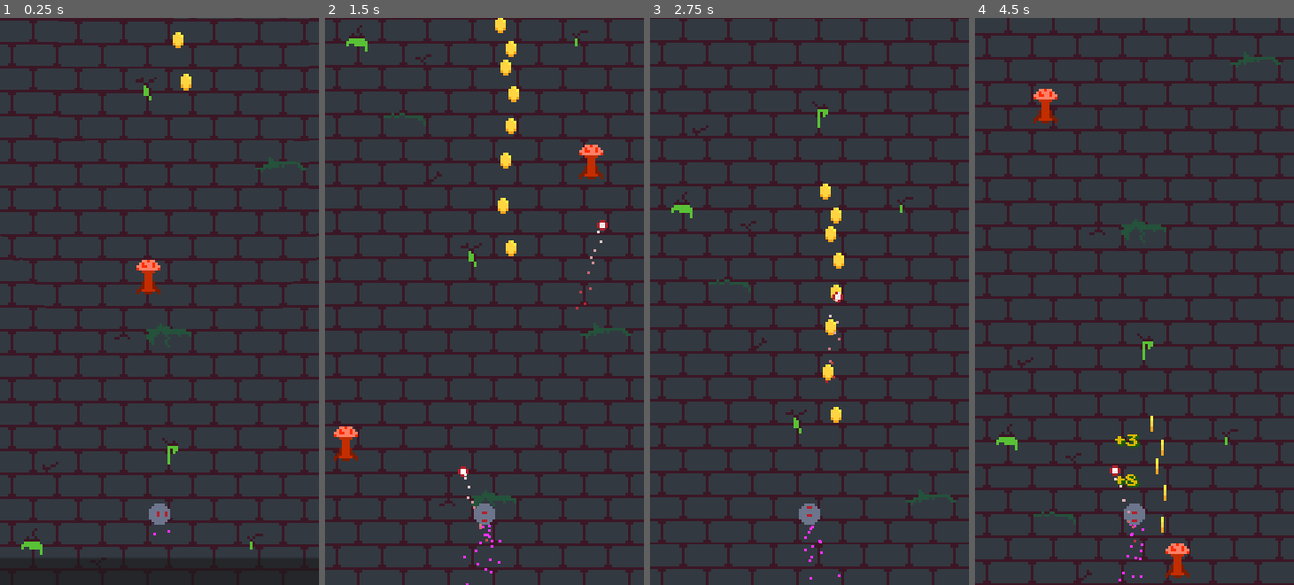
Above: before the commit, frames 1-4 (left to right).
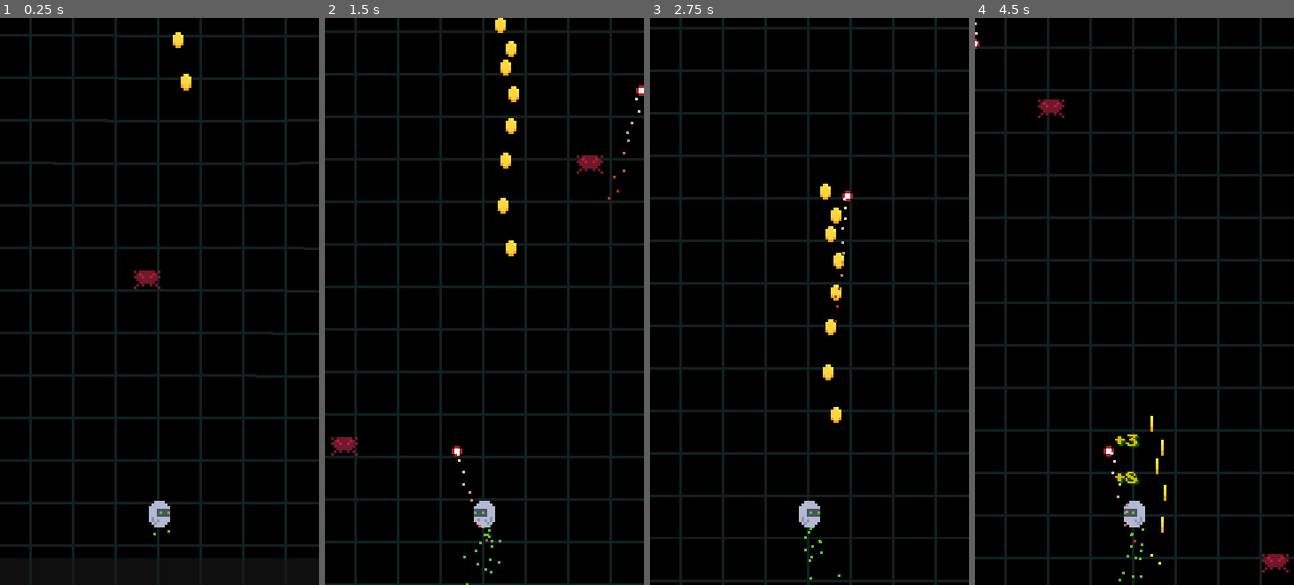
Above: after the commit, the same moments.

Repository: joayo13/sf-deluxe-ultra-2
Game: Godot game, scene res://levels/level1/scenes/level_one.tscn
Two runs of this game, one before a commit and one after it. Both use one fixed random seed, a clock stepped at 60 frames per second and the inputs below.
Inputs (mouse positions are in pixels of both pictures, inside the frame that each line leads up to):
- Up to frame 1 (0.25 s): no input
- Up to frame 2 (1.5 s): move the mouse to (554, 273) at 0.52 s; hold Right (ui_right) 0.53-1.28 s; click (554, 273) at 0.6 s; move the mouse to (420, 329) at 1.27 s; hold Left (ui_left) from 1.28 s (still down); click (420, 329) at 1.35 s
- Up to frame 3 (2.75 s): move the mouse to (841, 176) at 2.02 s; release Left (ui_left) at 2.03 s; hold Right (ui_right) from 2.03 s (still down); click (841, 176) at 2.1 s
- Up to frame 4 (4.5 s): move the mouse to (1118, 414) at 2.77 s; click (1118, 414) at 2.85 s; move the mouse to (1230, 386) at 3.52 s; release Right (ui_right) at 3.53 s; hold Left (ui_left) from 3.53 s (still down); click (1230, 386) at 3.6 s; move the mouse to (1038, 216) at 4.27 s; click (1038, 216) at 4.35 s

The runs differ from the first frame. In frame 1, 99% of the frame differs, in the area x 0-100%, y 0-100%; in frame 2, 99%; in frame 3, 99%; in frame 4, 100%.

Commit message:
added different sprites, to reflect the new identity of the game, byterunner

Diff:
--- a/levels/level1/scenes/level_one.tscn
+++ b/levels/level1/scenes/level_one.tscn
@@ -1,10 +1,10 @@
 [gd_scene load_steps=8 format=3 uid="uid://3y84d7e6he5p"]
 
-[ext_resource type="Texture2D" uid="uid://b3gl6dmype1um" path="res://levels/level1/sprites/sewer-background.png" id="1_gslpk"]
 [ext_resource type="PackedScene" uid="uid://cpf7lpkecajsj" path="res://player/billy/scenes/player.tscn" id="2_qjh11"]
 [ext_resource type="PackedScene" uid="uid://cuk8tdkhka3mt" path="res://collectibles/coin/scenes/coin.tscn" id="3_bknki"]
-[ext_resource type="PackedScene" uid="uid://bnt6vdgey4yqs" path="res://mobs/brownoser/scenes/brownoser.tscn" id="4_0a1l2"]
+[ext_resource type="PackedScene" uid="uid://bnt6vdgey4yqs" path="res://mobs/bug_soldier/scenes/bug_soldier.tscn" id="4_0a1l2"]
 [ext_resource type="PackedScene" uid="uid://ck6hky8a0dg3c" path="res://camera/scenes/global_camera.tscn" id="5_qurwi"]
+[ext_resource type="Texture2D" uid="uid://4p24kgo10qv6" path="res://levels/level1/sprites/black-background.png" id="5_tcgyx"]
 
 [sub_resource type="PhysicsMaterial" id="PhysicsMaterial_fyxcm"]
 bounce = 0.4
@@ -15,11 +15,13 @@
 [node name="LevelOne" type="Node2D"]
 
 [node name="Parallax2D" type="Parallax2D" parent="."]
-repeat_size = Vector2(0, 252)
-repeat_times = 7
+light_mask = 2
+repeat_size = Vector2(0, 256)
+repeat_times = 5
 
 [node name="Sprite2D" type="Sprite2D" parent="Parallax2D"]
-texture = ExtResource("1_gslpk")
+light_mask = 2
+texture = ExtResource("5_tcgyx")
 
 [node name="Player" parent="." instance=ExtResource("2_qjh11")]
 
--- a/mobs/brownoser/scenes/brownoser.tscn
+++ b/mobs/bug_soldier/scenes/bug_soldier.tscn
@@ -1,18 +1,19 @@
 [gd_scene load_steps=9 format=3 uid="uid://bnt6vdgey4yqs"]
 
-[ext_resource type="Script" path="res://mobs/brownoser/scripts/brownoser.gd" id="1_iu6x3"]
-[ext_resource type="Texture2D" uid="uid://csg3hiujpeill" path="res://mobs/brownoser/sprites/brownoser_spritesheet.png" id="2_jtifd"]
+[ext_resource type="Script" path="res://mobs/bug_soldier/scripts/bug_soldier.gd" id="1_iu6x3"]
+[ext_resource type="Texture2D" uid="uid://sygk5jghqflh" path="res://mobs/bug_soldier/bug-sheet.png" id="2_0sc8d"]
 [ext_resource type="PackedScene" uid="uid://nwdm5d7fqktt" path="res://weapons/scenes/weapon_slot.tscn" id="3_rf5bw"]
 [ext_resource type="PackedScene" uid="uid://csgqsgkkupe3t" path="res://ui/popups/scenes/floating_text.tscn" id="4_7dq3h"]
 [ext_resource type="PackedScene" uid="uid://lk2vw3cu6yct" path="res://components/scenes/hurtbox.tscn" id="5_w536s"]
 [ext_resource type="PackedScene" uid="uid://b05b3xtw1fnij" path="res://components/scenes/health_component.tscn" id="6_inwbd"]
 
 [sub_resource type="CircleShape2D" id="CircleShape2D_e5ym7"]
+radius = 5.09902
 
 [sub_resource type="RectangleShape2D" id="RectangleShape2D_4i8hx"]
-size = Vector2(7, 13)
+size = Vector2(8, 6)
 
-[node name="Brownoser" type="CharacterBody2D"]
+[node name="BugSoldier" type="CharacterBody2D"]
 collision_layer = 2
 collision_mask = 2
 script = ExtResource("1_iu6x3")
@@ -21,8 +22,12 @@
 shape = SubResource("CircleShape2D_e5ym7")
 
 [node name="Sprite2D" type="Sprite2D" parent="."]
-texture = ExtResource("2_jtifd")
+texture = ExtResource("2_0sc8d")
 hframes = 7
+
+[node name="Sprite2DTimer" type="Timer" parent="Sprite2D"]
+wait_time = 0.2
+one_shot = true
 
 [node name="DirectionChangeTimer" type="Timer" parent="."]
 
@@ -36,9 +41,9 @@
 collision_mask = 2
 
 [node name="CollisionShape2D" type="CollisionShape2D" parent="Hurtbox"]
-position = Vector2(0.5, -0.5)
 shape = SubResource("RectangleShape2D_4i8hx")
 
 [node name="HealthComponent" parent="." instance=ExtResource("6_inwbd")]
 
+[connection signal="timeout" from="Sprite2D/Sprite2DTimer" to="." method="_on_sprite_2d_timer_timeout"]
 [connection signal="timeout" from="DirectionChangeTimer" to="." method="_on_direction_change_timer_timeout"]
--- a/mobs/brownoser/scripts/brownoser.gd
+++ b/mobs/bug_soldier/scripts/bug_soldier.gd
@@ -8,6 +8,8 @@
 @onready var hurtbox: Hurtbox = $Hurtbox
 @onready var direction_change_timer: Timer = $DirectionChangeTimer
 @onready var floating_text: FloatingText = $FloatingText
+@onready var sprite_2d: Sprite2D = $Sprite2D
+@onready var sprite_2d_timer: Timer = $Sprite2D/Sprite2DTimer
 
 # Set up the initial target speed and direction
 var target_speed: float = 0.0
@@ -27,6 +29,9 @@
 	if(attack.damage):
 		print(attack.damage)
 		floating_text.createFloatingTextDamage(attack.damage)
+		sprite_2d.frame = randi_range(1,6)
+		sprite_2d_timer.start()
+
 
 func _process(delta: float) -> void:
 	# Determine the target speed based on the current direction
@@ -47,3 +52,7 @@
 	direction *= -1
 	direction_change_timer.start(randf_range(min_interval, max_interval))
 	get_node("WeaponSlot").shoot(-90)
+
+
+func _on_sprite_2d_timer_timeout() -> void:
+	sprite_2d.frame = 0
--- a/player/billy/scenes/player.tscn
+++ b/player/billy/scenes/player.tscn
@@ -1,20 +1,20 @@
 [gd_scene load_steps=10 format=3 uid="uid://cpf7lpkecajsj"]
 
 [ext_resource type="Script" path="res://player/billy/scripts/player.gd" id="1_npgok"]
+[ext_resource type="Texture2D" uid="uid://djog6l4sdkl8k" path="res://player/billy/sprites/SF1000.png" id="2_5vu2b"]
 [ext_resource type="PackedScene" uid="uid://csgqsgkkupe3t" path="res://ui/popups/scenes/floating_text.tscn" id="3_h5rq5"]
-[ext_resource type="Texture2D" uid="uid://dwy1mow3k146j" path="res://player/billy/sprites/player.png" id="3_kogni"]
 [ext_resource type="PackedScene" uid="uid://nwdm5d7fqktt" path="res://weapons/scenes/weapon_slot.tscn" id="4_cim7x"]
 [ext_resource type="PackedScene" uid="uid://lk2vw3cu6yct" path="res://components/scenes/hurtbox.tscn" id="6_50x5i"]
 [ext_resource type="PackedScene" uid="uid://b05b3xtw1fnij" path="res://components/scenes/health_component.tscn" id="7_agd2y"]
 
 [sub_resource type="RectangleShape2D" id="RectangleShape2D_degn2"]
-size = Vector2(10, 8)
+size = Vector2(8, 8)
 
 [sub_resource type="SpriteFrames" id="SpriteFrames_fyxop"]
 animations = [{
 "frames": [{
 "duration": 1.0,
-"texture": ExtResource("3_kogni")
+"texture": ExtResource("2_5vu2b")
 }],
 "loop": true,
 "name": &"fly",
@@ -22,13 +22,14 @@
 }]
 
 [sub_resource type="RectangleShape2D" id="RectangleShape2D_ma8x0"]
-size = Vector2(10, 8)
+size = Vector2(8, 8)
 
 [node name="Player" type="CharacterBody2D"]
 wall_min_slide_angle = 1.74533
 script = ExtResource("1_npgok")
 
 [node name="CollisionShape2D" type="CollisionShape2D" parent="."]
+visible = false
 shape = SubResource("RectangleShape2D_degn2")
 
 [node name="Farticles" type="CPUParticles2D" parent="."]
@@ -43,7 +44,7 @@
 gravity = Vector2(0, 50)
 initial_velocity_min = 20.0
 initial_velocity_max = 40.0
-color = Color(1, 0.188235, 1, 1)
+color = Color(0.34902, 0.756863, 0.207843, 1)
 
 [node name="AnimatedSprite2D" type="AnimatedSprite2D" parent="."]
 sprite_frames = SubResource("SpriteFrames_fyxop")
@@ -56,6 +57,7 @@
 [node name="Hurtbox" parent="." instance=ExtResource("6_50x5i")]
 
 [node name="CollisionShape2D" type="CollisionShape2D" parent="Hurtbox"]
+visible = false
 shape = SubResource("RectangleShape2D_ma8x0")
 
 [node name="HealthComponent" parent="." instance=ExtResource("7_agd2y")]
--- a/player/billy/scripts/player.gd
+++ b/player/billy/scripts/player.gd
@@ -23,21 +23,8 @@
 		var angle_degrees = rad_to_deg(angle_between_player_and_event) * -1
 		weapon_slot.shoot(angle_degrees)
 
-func shoot(angle):
-	assert(angle)
-	# List of target angles to compare against
-	var target_angles = [-90, 0, 90, 180]
-
-	# Find the closest angle
-	var closest_angle = target_angles[0]
-	var min_diff = abs(angle - closest_angle)
-	for target in target_angles:
-		var diff = abs(angle - target)
-		if diff < min_diff:
-			min_diff = diff
-			closest_angle = target
-	print("Angle: ", angle, " (Closest to: ", closest_angle, ")")
-	animated_sprite_2d.rotation_degrees = -closest_angle
+func shoot(_angle):
+	pass
 func hit(attack):
 	var health_component = get_node("HealthComponent") as HealthComponent
 	health_component.take_damage(attack)
--- a/project.godot
+++ b/project.godot
@@ -55,3 +55,4 @@
 textures/canvas_textures/default_texture_filter=0
 renderer/rendering_method="mobile"
 textures/vram_compression/import_etc2_astc=true
+environment/defaults/default_clear_color=Color(0, 0, 0, 1)
--- a/weapons/scenes/weapon_slot.tscn
+++ b/weapons/scenes/weapon_slot.tscn
@@ -9,8 +9,8 @@
 layers = Array[int]([2])
 
 [node name="LaserGun" parent="." instance=ExtResource("2_gyj6s")]
-projectile_time = 1.0
-projectile_speed = 3.0
+projectile_time = 2.0
+projectile_speed = 4.0
 projectile_damage_min = 10
 projectile_damage_max = 20
 projectile_crit_chance = 5.0
Binary file added: levels/level1/sprites/black-background.png
Not shown, changed: levels/level1/sprites/black-background.png.import
Binary file removed: levels/level1/sprites/sewer-background.png
Binary file added: mobs/bug_soldier/bug-hurt.png
Not shown, added: mobs/bug_soldier/bug-hurt.png.import
Binary file added: mobs/bug_soldier/bug-sheet.png
Not shown, added: mobs/bug_soldier/bug-sheet.png.import
Binary file added: mobs/bug_soldier/bug.png
Not shown, changed: mobs/bug_soldier/bug.png.import
Renamed: mobs/brownoser/sprites/brownoser.png -> mobs/bug_soldier/sprites/brownoser.png
Not shown, added: mobs/bug_soldier/sprites/brownoser.png.import
Renamed: mobs/brownoser/sprites/brownoser_spritesheet.png -> mobs/bug_soldier/sprites/brownoser_spritesheet.png
(and 5 more such lines)
